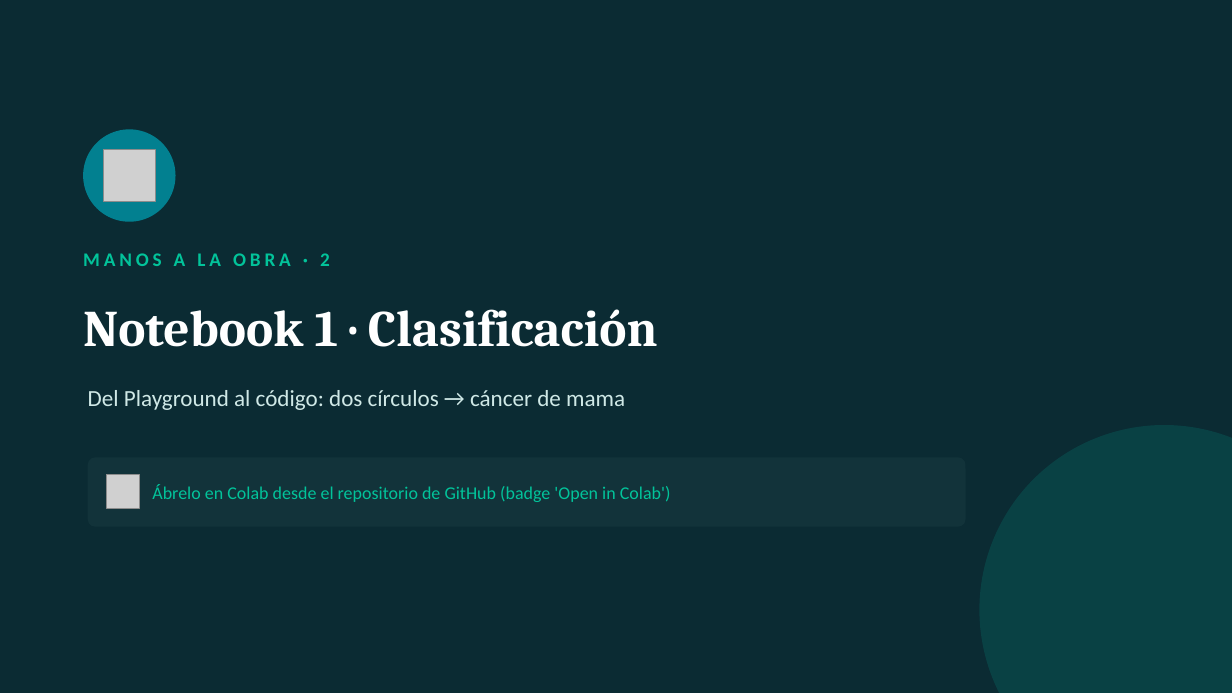
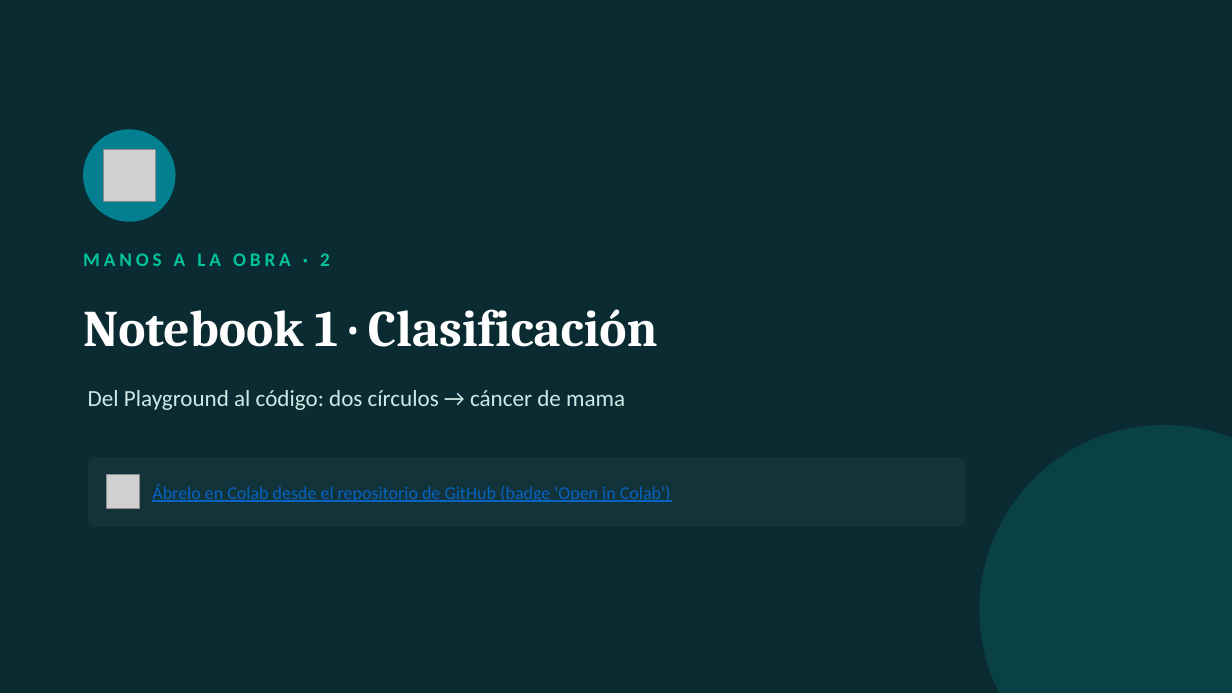
Before and after one commit to calderonf/NeuralNetworkSummer, a slide deck: slide 11 of ANN_Summer_2026.pptx. Drawn at 1232x693 pixels with LibreOffice and Linux fonts; fonts in the diff are those of the drawing; grey boxes stand for pictures. Boxes give left, top, right and bottom in pixels: in the first picture for what was removed or moved away, otherwise in the second. Text is boxed around its words. In the diff, an @@ line names an element or a change of style, - is before the commit and + after.

Commit message:
Update ANN_Summer_2026 presentation
Replace ANN_Summer_2026.pptx with an updated presentation (binary change). Contains slide content and formatting updates for the ANN Summer 2026 materials.

```diff
--- a/ANN_Summer_2026.pptx
+++ b/ANN_Summer_2026.pptx
@@ text "Ábrelo en Colab desde el ..." at [152, 484, 671, 502]: text colour #02C39A to #0563C1, underline on @@
```
Also in this commit, not shown: 7 other slides changed.
